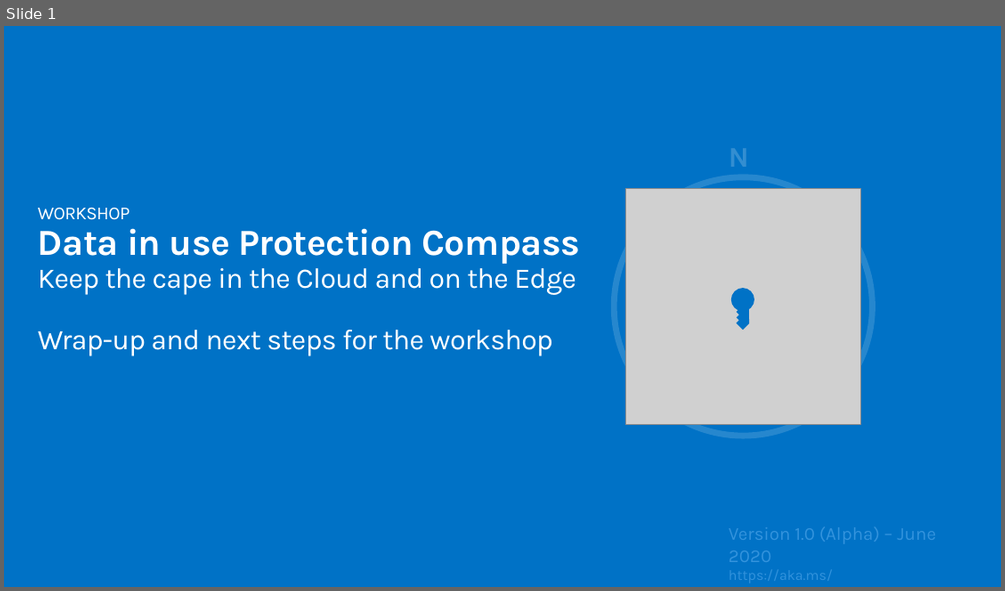
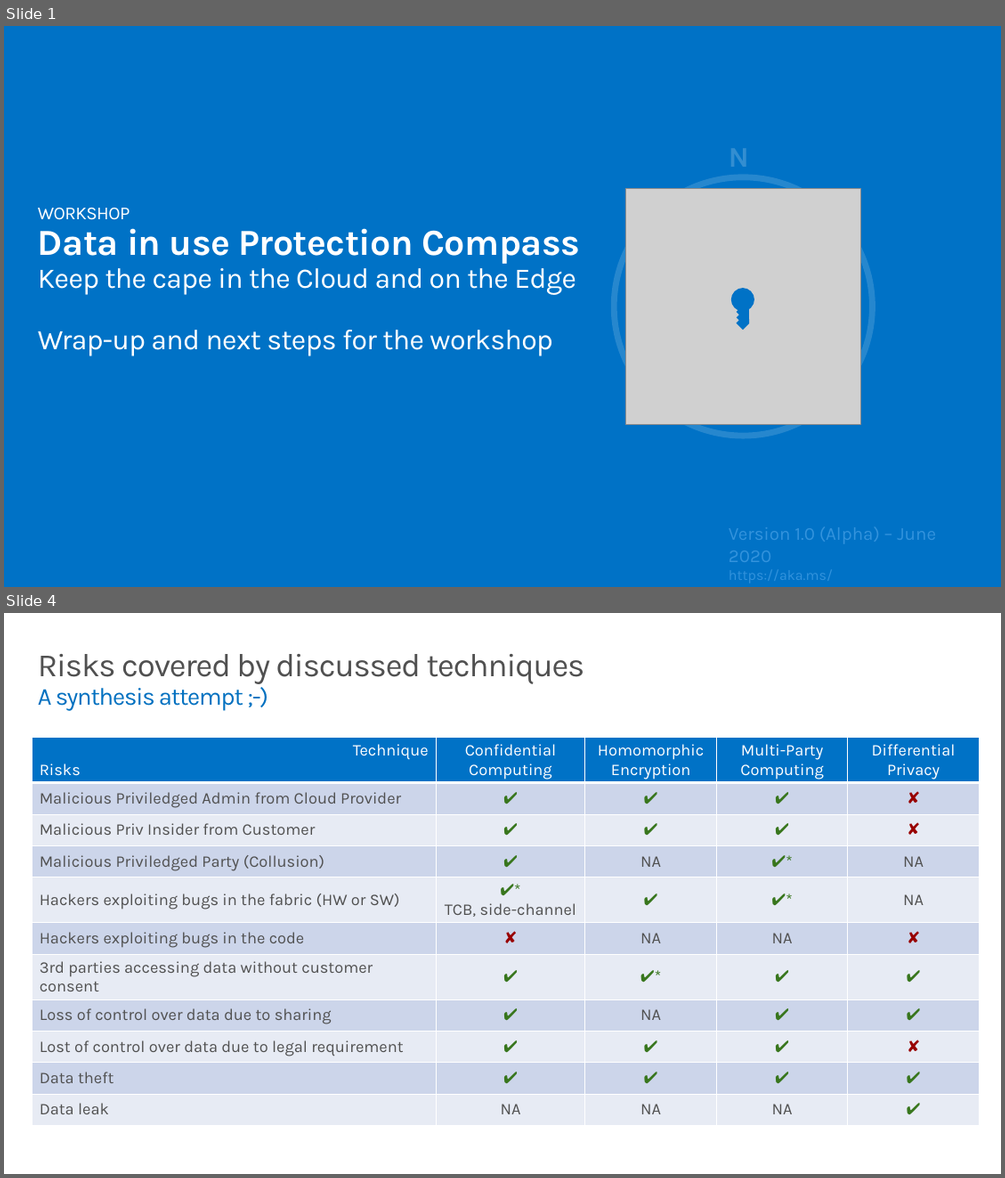
Before and after one commit to microsoft/data-in-use-protection-workshop, a slide deck: decks/Data in use Protection Compass - Wrap-up.pptx. Shown one above the other, each under a label of ours: slide 1 before the commit, slides 1 and 4 after it; the slides between them are not shown. The pictures are 1005x591 and 1005x1178 pixels, drawn with LibreOffice and Linux fonts; fonts in the diff are those of the drawing; grey boxes stand for pictures. Boxes give left, top, right and bottom in pixels: in the first picture for what was removed or moved away, otherwise in the second. Text is boxed around its words. In the diff, an @@ line names an element or a change of style, - is before the commit and + after.

```diff
--- a/decks/Data in use Protection Compass - Wrap-up.pptx
+++ b/decks/Data in use Protection Compass - Wrap-up.pptx
@@ slide 4 added at <box>4,613,1001,1174</box>, background #FFFFFF @@
@@ title added at <box>38,654,585,711</box>, 32 pt, text #505050 @@
+Risks covered by discussed techniques
+A synthesis attempt ;-)
@@ table added at <box>32,738,979,1118</box>, 11 rows, 5 columns @@
+Technique / Risks | Confidential Computing | Homomorphic Encryption | Multi-Party Computing | Differential Privacy
+Malicious Priviledged Admin from Cloud Provider | ✔ | ✔ | ✔ | ✘
+Malicious Priv Insider from Customer | ✔ | ✔ | ✔ | ✘
+Malicious Priviledged Party (Collusion) | ✔ | NA | ✔* | NA
+Hackers exploiting bugs in the fabric (HW or SW) | ✔* / TCB, side-channel | ✔ | ✔* | NA
+Hackers exploiting bugs in the code | ✘ | NA | NA | ✘
+3rd parties accessing data without customer consent | ✔ | ✔* | ✔ | ✔
+Loss of control over data due to sharing | ✔ | NA | ✔ | ✔
+Lost of control over data due to legal requirement | ✔ | ✔ | ✔ | ✘
+Data theft | ✔ | ✔ | ✔ | ✔
+Data leak | NA | NA | NA | ✔
```
Also in this commit, not shown: 3 slides changed, 11 other slides added, 1 slide removed, 19 other files.
